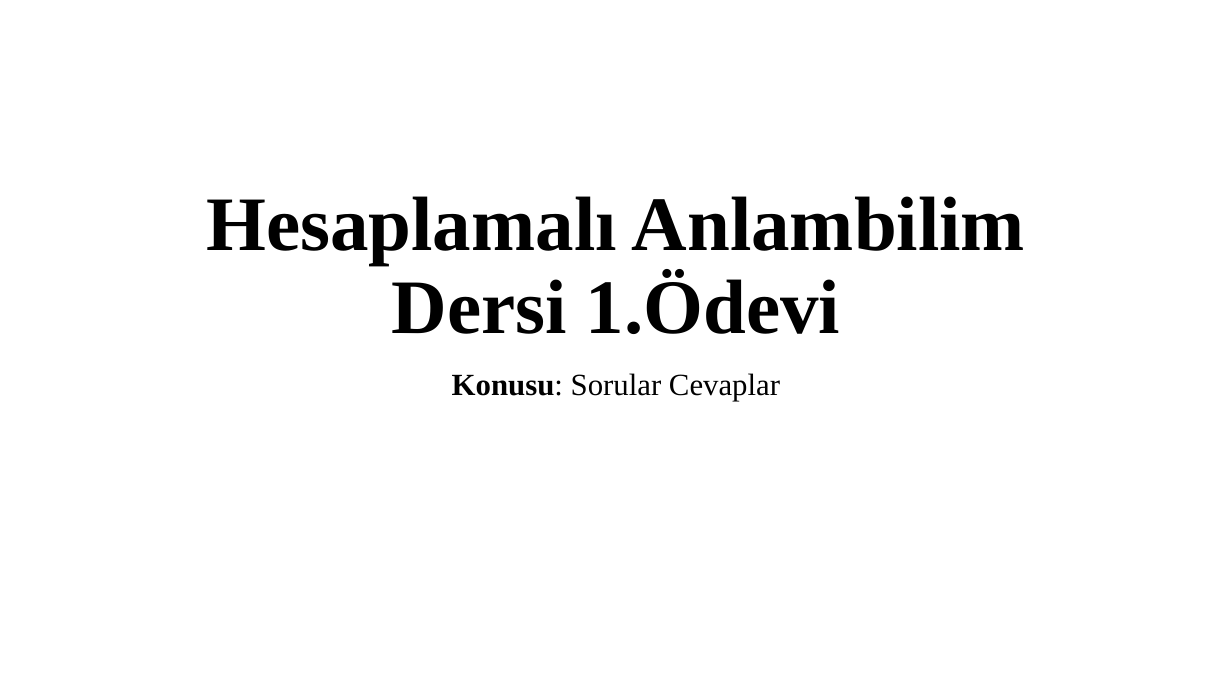
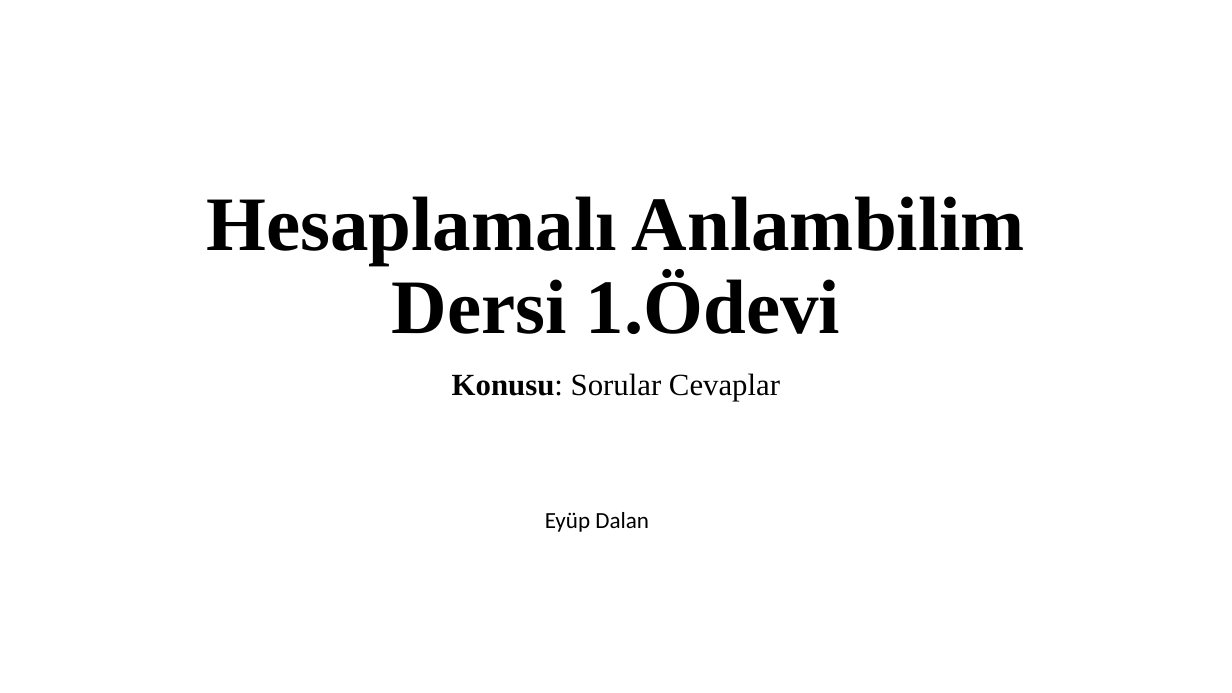
Before and after one commit to eyupdalan/BLM6114-hw1, a slide deck: slide 1 of BLM6114hw1.pptx. Drawn at 1232x693 pixels with LibreOffice and Linux fonts; fonts in the diff are those of the drawing. Boxes give left, top, right and bottom in pixels: in the first picture for what was removed or moved away, otherwise in the second. Text is boxed around its words. In the diff, an @@ line names an element or a change of style, - is before the commit and + after.

```diff
--- a/BLM6114hw1.pptx
+++ b/BLM6114hw1.pptx
@@ text added at [545, 512, 649, 532], 18 pt, text #000000 @@
+Eyüp Dalan
```
Also in this commit, not shown: 1 other file.
